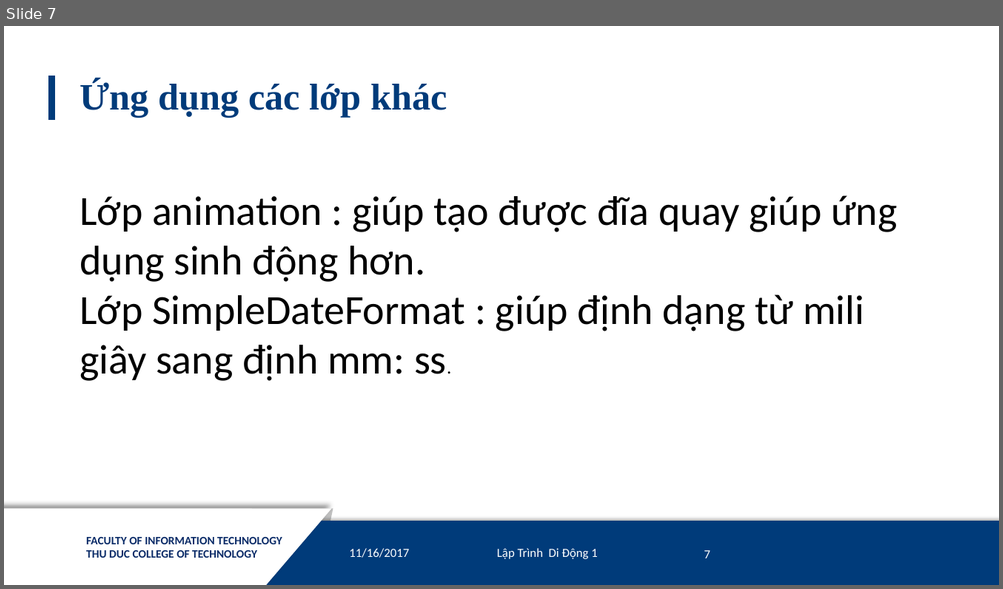
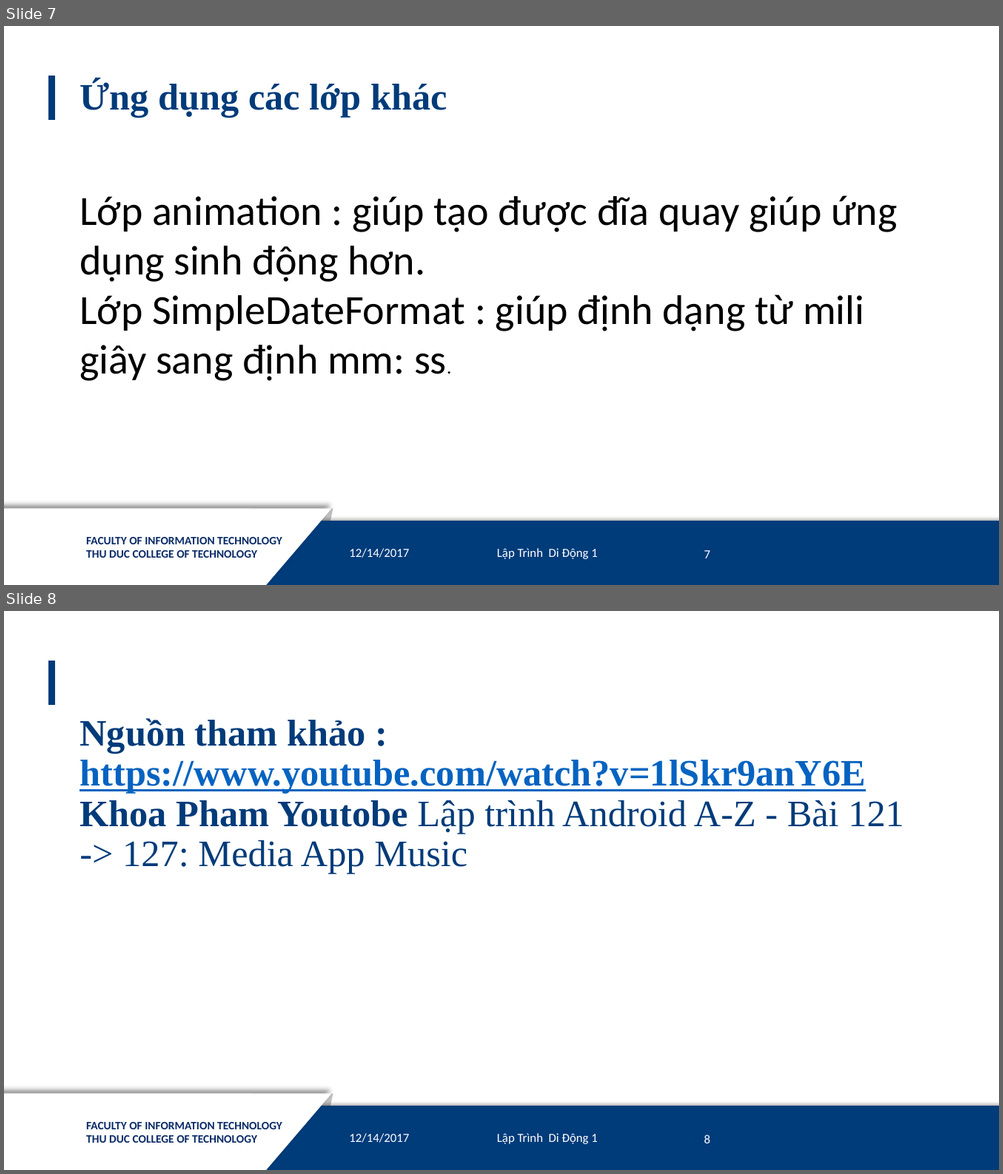
Before and after one commit to xuanquang226/nhom3_laptrinhdidong3, a slide deck: training/MediaplayerApp/AppMusic.pptx. Shown one above the other, each under a label of ours: slide 7 before the commit, slides 7 and 8 after it. The pictures are 1003x589 and 1003x1174 pixels, drawn with LibreOffice and Linux fonts; fonts in the diff are those of the drawing; background and template pictures are left out. Boxes give left, top, right and bottom in pixels: in the first picture for what was removed or moved away, otherwise in the second. Text is boxed around its words. In the diff, an @@ line names an element or a change of style, - is before the commit and + after.

Commit message:
Update nguồn tham khảo
Update nguồn tham khảo

```diff
--- a/training/MediaplayerApp/AppMusic.pptx
+++ b/training/MediaplayerApp/AppMusic.pptx
@@ slide 8 added at [4, 611, 999, 1170], background #FFFFFF; not listed: 9 template elements that a slide beside it also shows @@
@@ title added at [79, 718, 904, 874], 36 pt, text #003B7A, bold @@
+Nguồn tham khảo : https://www.youtube.com/watch?v=1lSkr9anY6E
+Khoa Pham Youtobe Lập trình Android A-Z - Bài 121 -> 127: Media App Music
@@ slide 7 changed as well @@
@@ text at [349, 548, 409, 558]: text changed @@
-11/16/2017
+12/14/2017
```
Also in this commit, not shown: 8 other slides changed, 2 other files.
